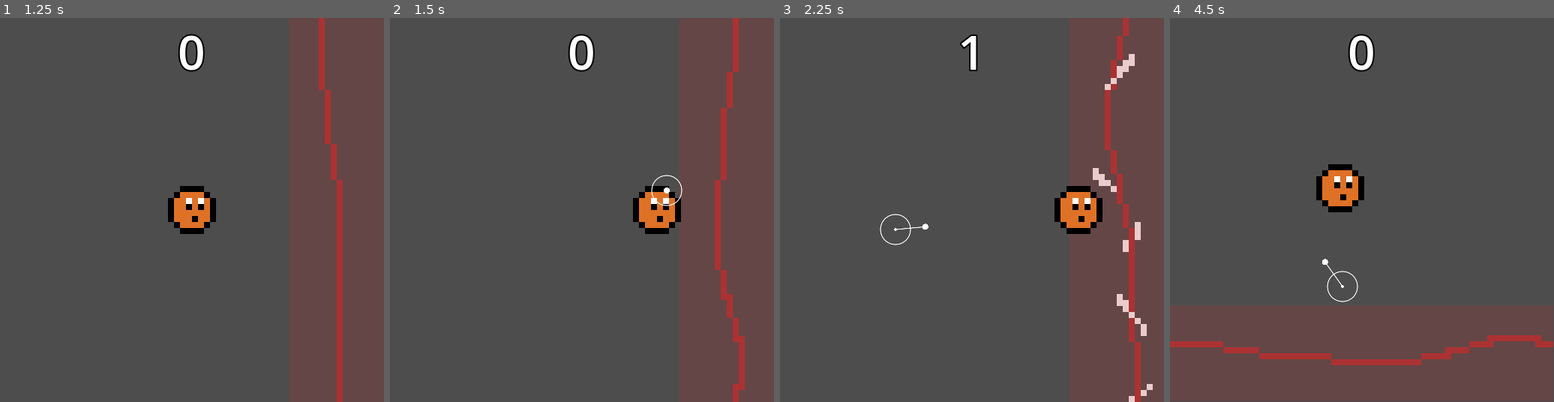
Above: before the commit, frames 1-4 (left to right).
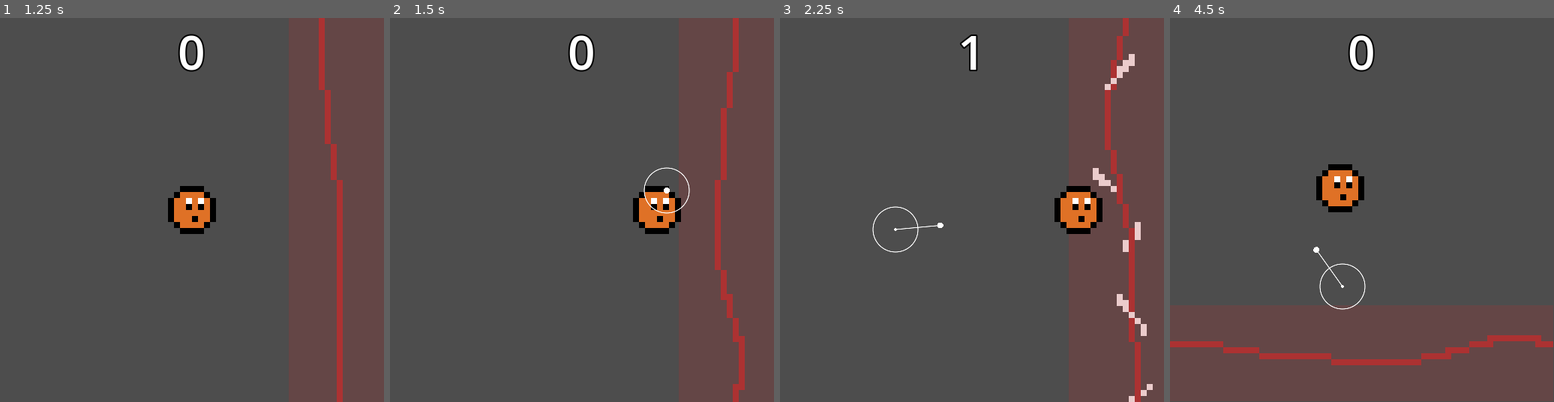
Above: after the commit, the same moments.

Repository: vhoyer/blob-and-ray
Game: Godot game, scene res://scenes/menu.tscn
The game is run twice, just before and just after one commit, with the same random seed, the same clock (stepped at 60 frames per second) and the same inputs. Sound files missing from this copy of the repository are replaced by a short silence.
Inputs (mouse positions are in pixels of both pictures, inside the frame that each line leads up to):
- Up to frame 1 (1.25 s): click "start" at 0.5 s
- Up to frame 2 (1.5 s): move the mouse to (666, 190) at 1.27 s; hold D (right) from 1.28 s (still down); tap Space (start_game) at 1.35 s; click (666, 190) at 1.42 s
- Up to frame 3 (2.25 s): release D (right) at 2 s; drag from (895, 229) to (1117, 210) at 2.02 s
- Up to frame 4 (4.5 s): move the mouse to (1400, 125) at 2.77 s; hold D (right) 2.78-3.5 s; tap Space (start_game) at 2.85 s; click "start" at 3.5 s; drag from (1342, 286) to (1246, 152) at 4.27 s

Frame 1 is identical in both runs. In frame 2, 0.2% of the frame differs, in the area x 66-79%, y 38-51%; in frame 3, 0.2%; in frame 4, 0.2%, in the area x 37-51%, y 59-76%.

Commit message:
:wrench: Tweak deadzone for touch controls

Diff:
--- a/modules/TouchyTouchy/touch_drag.gd
+++ b/modules/TouchyTouchy/touch_drag.gd
@@ -2,7 +2,7 @@
 
 var start: Vector2
 var end: Vector2
-var deadzone_radius: int = 20
+var deadzone_radius: int = 30
 ## useful only for touch emulation
 var is_dragging: bool
 
